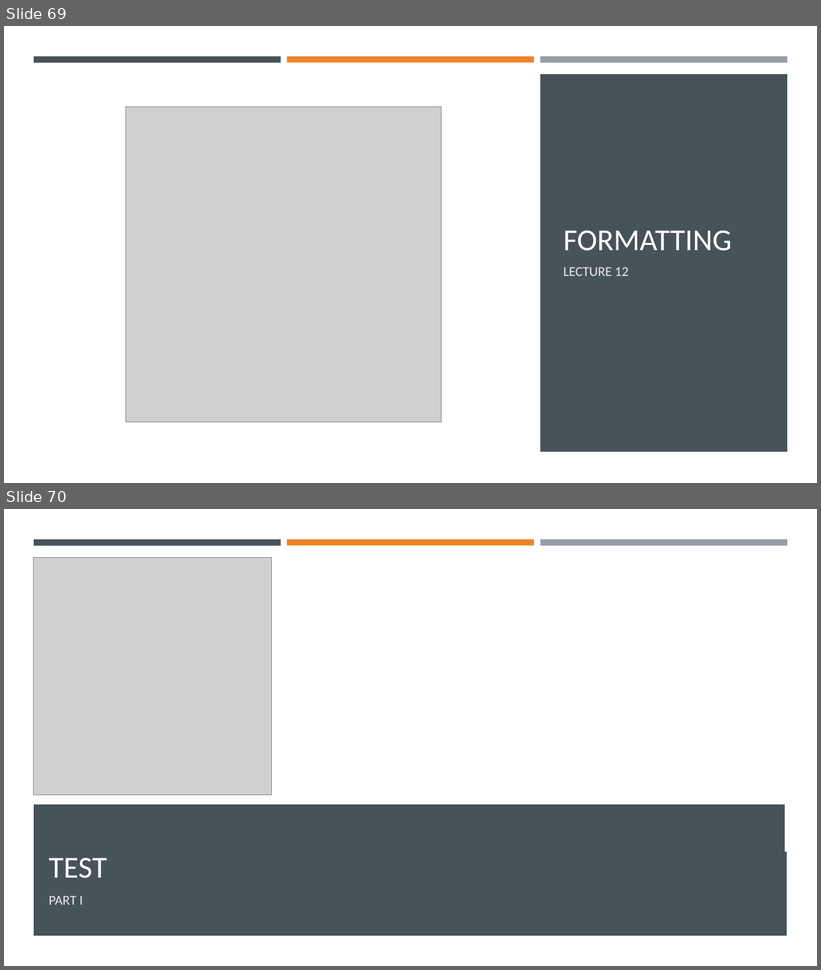
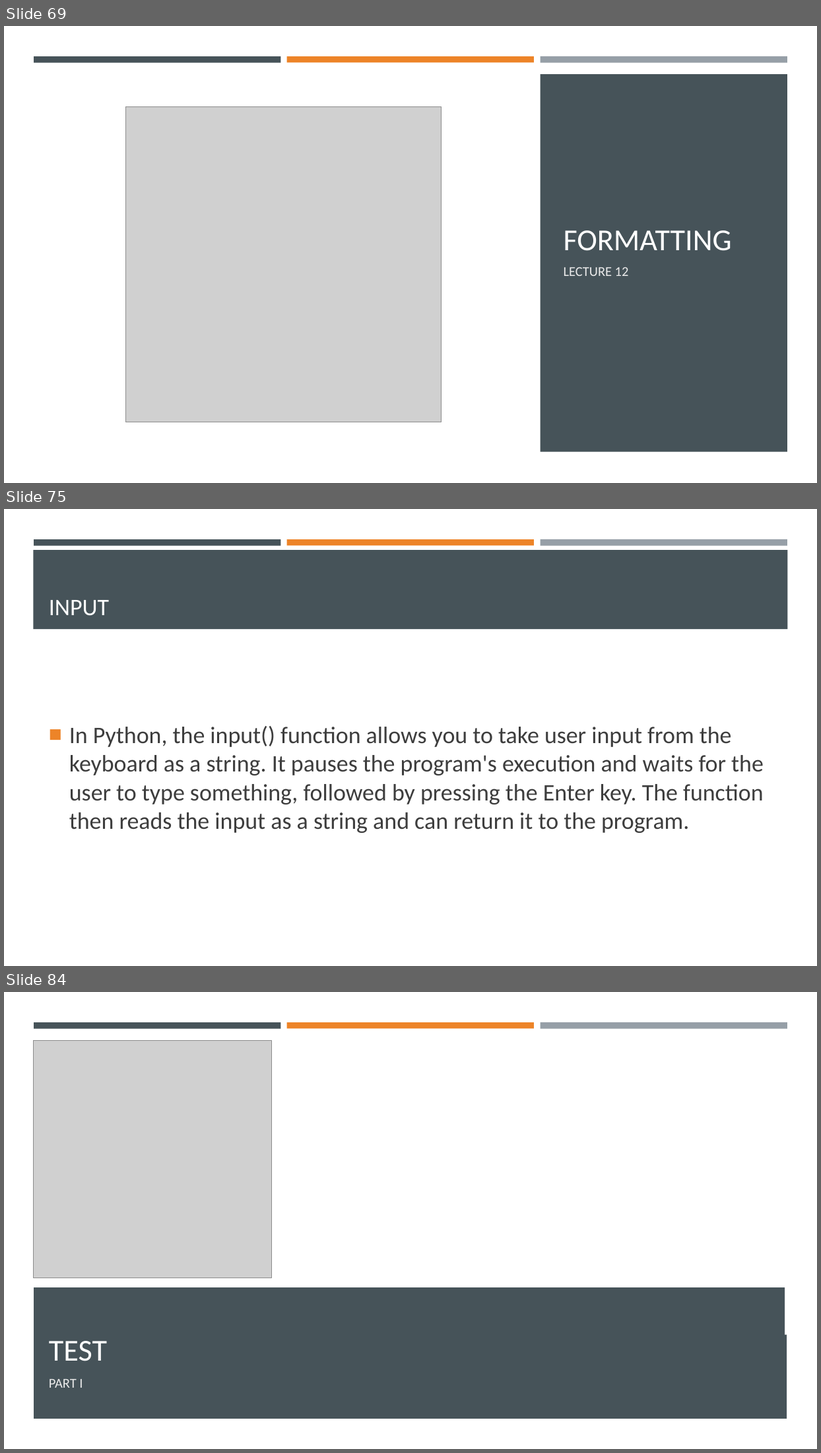
Before and after one commit to Ghost0396/iot, a slide deck: python/Python 3.pptx. Shown one above the other, each under a label of ours: slides 69 and 70 before the commit, slides 69, 75 and 84 after it; the slides between them are not shown. The pictures are 821x970 and 821x1453 pixels, drawn with LibreOffice and Linux fonts; fonts in the diff are those of the drawing; grey boxes stand for pictures. Boxes give left, top, right and bottom in pixels: in the first picture for what was removed or moved away, otherwise in the second. Text is boxed around its words. In the diff, an @@ line names an element or a change of style, - is before the commit and + after.

```diff
--- a/python/Python 3.pptx
+++ b/python/Python 3.pptx
@@ slide 75 added at (4,509,817,966), background #FFFFFF @@
@@ rectangle added at (34,539,281,545), fill #465359 @@
@@ rectangle added at (287,539,534,545), fill #ED8428 @@
@@ rectangle added at (540,539,787,546), fill #969FA7 @@
@@ rectangle added at (33,550,788,629), fill #465359 @@
@@ title added at (49,600,109,616), 28 pt, text #FFFFFF @@
+INPUT
@@ text added at (69,726,764,833), 28 pt, text #3D3D3D @@
+■ In Python, the input() function allows you to take user input from the keyboard as a string. It pauses the program's execution and waits for the user to type something, followed by pressing the Enter key. The function then reads the input as a string and can return it to the program.
@@ what was slide 70 is now slide 84 @@
```
Also in this commit, not shown: 13 other slides added.
